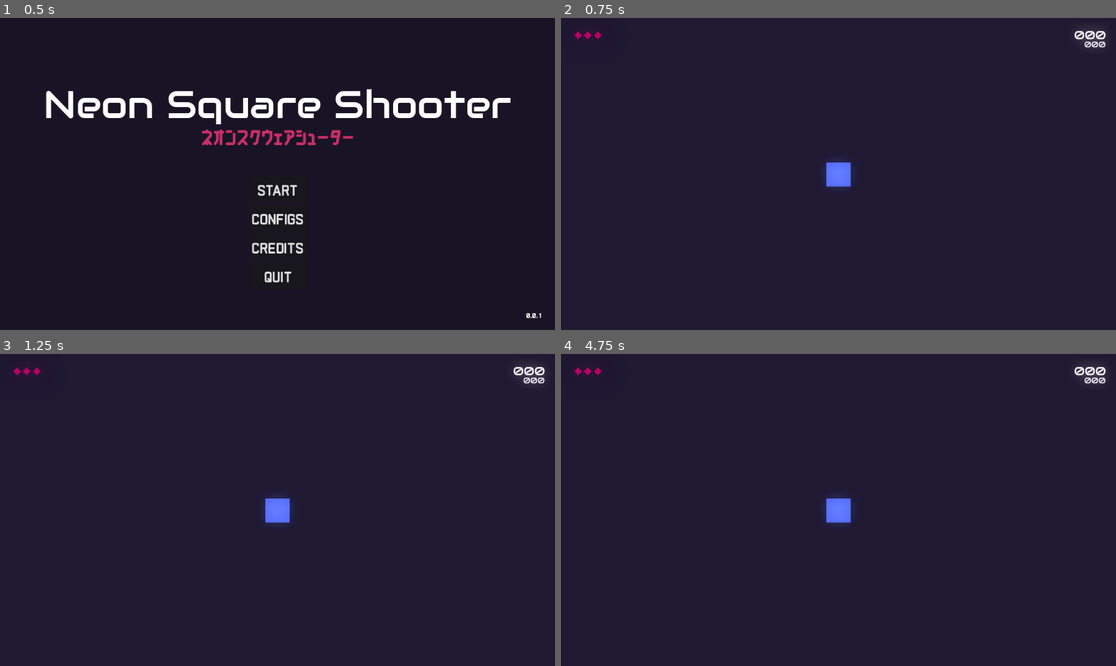
Above: before the commit, frames 1-4 (two rows, left to right).
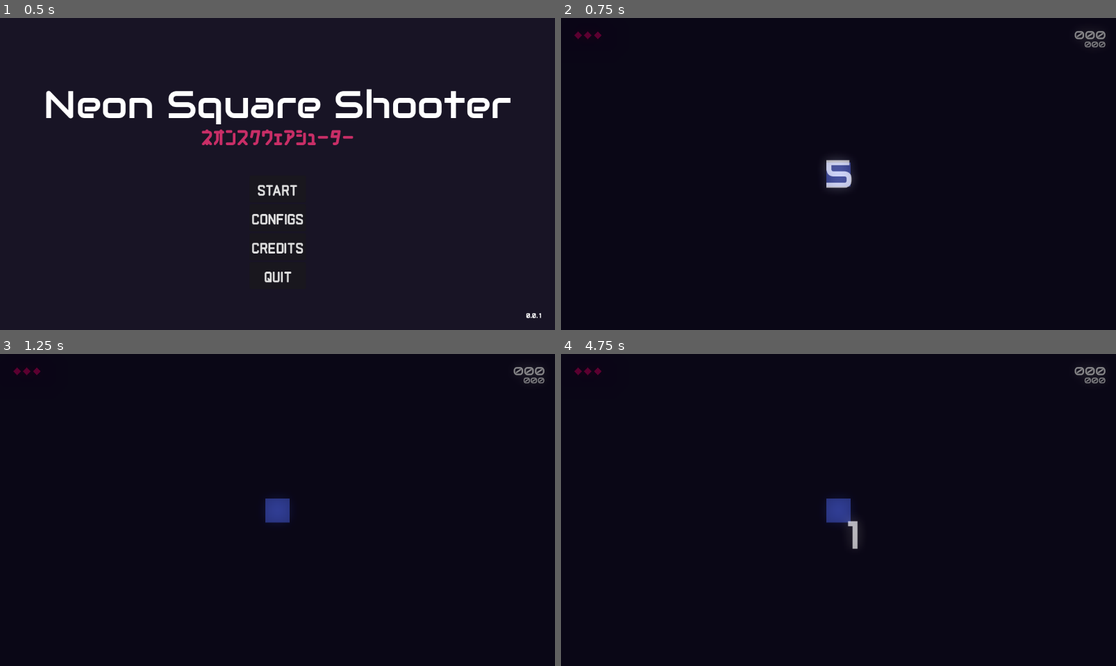
Above: after the commit, the same moments.

Repository: matheusmondenez/my-first-platform-game
Game: Godot game, scene res://wave_shooter/ui/main_menu.tscn
Two runs of this game, one before a commit and one after it. Both use one fixed random seed, a clock stepped at 60 frames per second and the inputs below.
Inputs (mouse positions are in pixels of both pictures, inside the frame that each line leads up to):
- Up to frame 1 (0.5 s): no input
- Up to frame 2 (0.75 s): click "START" at 0.5 s
- Up to frame 3 (1.25 s): no input
- Up to frame 4 (4.75 s): tap Enter at 1.25, 4.25 s; move the mouse to (960, 494) at 1.27 s; press the mouse at (960, 494) at 1.28 s; hold D (right) 1.28-2.78 s; tap Space (jump) at 1.52, 2.27, 3.5, 3.77, 4.52 s; move the mouse to (727, 525) at 2.02 s; release the mouse at (727, 525) at 2.03 s; click (727, 525) at 2.1 s; move the mouse to (894, 441) at 2.77 s; press the mouse at (894, 441) at 2.78 s; hold A (left) 2.78-3.53 s; move the mouse to (810, 572) at 3.52 s; release the mouse at (810, 572) at 3.53 s; hold D (right) from 3.53 s (still down); click (810, 572) at 3.6 s; move the mouse to (1005, 556) at 4.27 s; press the mouse at (1005, 556) at 4.28 s

Frame 1 is identical in both runs. In frame 2, 100% of the frame differs, in the area x 0-100%, y 0-100%; in frame 3, 100%; in frame 4, 100%.

Commit message:
creates resources for enemies stats and skills icon with cooldown

Diff:
--- a/project.godot
+++ b/project.godot
@@ -60,6 +60,11 @@
 "events": [Object(InputEventMouseButton,"resource_local_to_scene":false,"resource_name":"","device":-1,"window_id":0,"a …(253 unchanged characters)…
 ]
 }
+dash={
+"deadzone": 0.5,
+"events": [Object(InputEventKey,"resource_local_to_scene":false,"resource_name":"","device":-1,"window_id":0,"alt_pressed":false,"shift_pressed":false,"ctrl_pressed":false,"meta_pressed":false,"pressed":false,"keycode":0,"physical_keycode":32,"key_label":0,"unicode":32,"location":0,"echo":false,"script":null)
+]
+}
 
 [physics]
 
--- a/wave_shooter/actors/base_enemy.gd
+++ b/wave_shooter/actors/base_enemy.gd
@@ -1,6 +1,9 @@
 extends Polygon2D
 
 class_name BaseEnemy
+
+@export_category("Stats")
+@export var stats: BaseStats
 
 @export var hp: int = 3
 @export var speed: int = 75
@@ -8,6 +11,10 @@
 var move: Vector2 = Vector2.ZERO
 var is_stunned: bool = false
 var blood_scene: PackedScene = preload("res://wave_shooter/actors/blood.tscn")
+
+func _ready() -> void:
+	pass
+	#print("STATS: ", stats.life)
 
 func _process(delta: float) -> void:
 	chase_player(delta) # Verificar porque este process pai não é executado quando o filho tem seu próprio process
--- a/wave_shooter/actors/enemy.tscn
+++ b/wave_shooter/actors/enemy.tscn
@@ -1,6 +1,7 @@
-[gd_scene load_steps=3 format=3 uid="uid://ebylq8dxub7n"]
+[gd_scene load_steps=4 format=3 uid="uid://ebylq8dxub7n"]
 
 [ext_resource type="Script" path="res://wave_shooter/actors/enemy.gd" id="1_iondi"]
+[ext_resource type="Resource" uid="uid://d1ljs73bpsmqa" path="res://wave_shooter/resoures/default_enemy_stats.tres" id="2_75m61"]
 
 [sub_resource type="RectangleShape2D" id="RectangleShape2D_6savq"]
 size = Vector2(48, 48)
@@ -9,6 +10,7 @@
 color = Color(0.78667, 0.18004, 0.401979, 1)
 polygon = PackedVector2Array(-24, -24, 24, -24, 24, 24, -24, 24)
 script = ExtResource("1_iondi")
+stats = ExtResource("2_75m61")
 
 [node name="Area2D" type="Area2D" parent="." groups=["enemy"]]
 
--- a/wave_shooter/actors/power_up.gd
+++ b/wave_shooter/actors/power_up.gd
@@ -3,6 +3,17 @@
 signal powered_up
 
 var shield_scene: PackedScene = preload("res://wave_shooter/actors/shield.tscn")
+
+func _ready() -> void:
+	var tween = create_tween().set_ease(Tween.EASE_IN_OUT)
+	tween.tween_property(self, "scale", Vector2(1.3, 1.3), 0.07).from(Vector2(0.5, 0.5))
+	tween.tween_property(self, "scale", Vector2(1, 1), 0.04)
+
+func _process(delta: float) -> void:
+	if $Timer.time_left < 3 and $Timer.time_left > 1:
+		$Animation.play("blink")
+	elif $Timer.time_left < 1:
+		$Animation.speed_scale = 2
 
 func _on_area_2d_area_entered(area: Area2D) -> void:
 	if area.is_in_group("player"):
--- a/wave_shooter/actors/power_up.tscn
+++ b/wave_shooter/actors/power_up.tscn
@@ -1,9 +1,46 @@
-[gd_scene load_steps=3 format=3 uid="uid://b3iqw6hnxfili"]
+[gd_scene load_steps=6 format=3 uid="uid://b3iqw6hnxfili"]
 
 [ext_resource type="Script" path="res://wave_shooter/actors/power_up.gd" id="1_6pmq7"]
 
 [sub_resource type="RectangleShape2D" id="RectangleShape2D_tauuy"]
 size = Vector2(22.6274, 22.6274)
+
+[sub_resource type="Animation" id="Animation_od51n"]
+resource_name = "blink"
+loop_mode = 1
+tracks/0/type = "value"
+tracks/0/imported = false
+tracks/0/enabled = true
+tracks/0/path = NodePath(".:color")
+tracks/0/interp = 1
+tracks/0/loop_wrap = true
+tracks/0/keys = {
+"times": PackedFloat32Array(0, 0.5, 1),
+"transitions": PackedFloat32Array(1, 1, 1),
+"update": 0,
+"values": [Color(3.08037e-06, 0.741164, 0.392184, 1), Color(0, 0.741176, 0.392157, 0.501961), Color(3.08037e-06, 0.741164, 0.392184, 1)]
+}
+
+[sub_resource type="Animation" id="Animation_geb3m"]
+length = 0.001
+tracks/0/type = "value"
+tracks/0/imported = false
+tracks/0/enabled = true
+tracks/0/path = NodePath(".:color")
+tracks/0/interp = 1
+tracks/0/loop_wrap = true
+tracks/0/keys = {
+"times": PackedFloat32Array(0),
+"transitions": PackedFloat32Array(1),
+"update": 0,
+"values": [Color(3.08037e-06, 0.741164, 0.392184, 1)]
+}
+
+[sub_resource type="AnimationLibrary" id="AnimationLibrary_bo855"]
+_data = {
+"RESET": SubResource("Animation_geb3m"),
+"blink": SubResource("Animation_od51n")
+}
 
 [node name="PowerUp" type="Polygon2D"]
 color = Color(3.08037e-06, 0.741164, 0.392184, 1)
@@ -22,5 +59,10 @@
 one_shot = true
 autostart = true
 
+[node name="Animation" type="AnimationPlayer" parent="."]
+libraries = {
+"": SubResource("AnimationLibrary_bo855")
+}
+
 [connection signal="area_entered" from="Area2D" to="." method="_on_area_2d_area_entered"]
 [connection signal="timeout" from="Timer" to="." method="_on_timer_timeout"]
--- /dev/null
+++ b/wave_shooter/base_stats.gd
@@ -0,0 +1,8 @@
+extends Resource
+
+class_name BaseStats
+
+@export var tint: Color
+@export var life: int
+@export var speed: int
+@export var knockback_force: int
--- a/wave_shooter/configs.gd
+++ b/wave_shooter/configs.gd
@@ -11,7 +11,11 @@
 		],
 		"power_ups_to_spawn": 1,
 		"power_ups": [
-			preload("res://wave_shooter/actors/power_up.tscn")
+			{
+				"title": "shield",
+				"scene": preload("res://wave_shooter/actors/power_up.tscn"),
+				"icon": preload("res://wave_shooter/ui/cooldown_icon.tscn")
+			}
 		]
 	},
 	2: {},
--- a/wave_shooter/levels/arena.gd
+++ b/wave_shooter/levels/arena.gd
@@ -29,7 +29,7 @@
 func _on_power_up_spawn_timer_timeout() -> void:
 	var power_up_position = Vector2(randi_range(0, 1152), randi_range(0, 648))
 	var power_up_index = round(randi_range(0, Configs.WAVES[1].power_ups.size() - 1))
-	var power_up = Global.instance_node(Configs.WAVES[1].power_ups[power_up_index], power_up_position, self)
+	var power_up = Global.instance_node(Configs.WAVES[1].power_ups[power_up_index]["scene"], power_up_position, self)
 	power_up.powered_up.connect(update_hud_power_ups)
 
 func update_hud_lifes() -> void:
@@ -42,5 +42,4 @@
 	explosion.modulate = Color("c92e67")
 
 func update_hud_power_ups() -> void:
-	var power_up = Global.instance_node(Configs.WAVES[1].power_ups[0], $UI/HUD/PowerUps/Marker2D.global_position, $UI/HUD/PowerUps)
-	power_up.scale = Vector2(0.5, 0.5)
+	var power_up = Global.instance_node(Configs.WAVES[1].power_ups[0]["icon"], $UI/HUD/PowerUps/Marker2D.global_position, $UI/HUD/PowerUps)
--- a/wave_shooter/levels/arena.tscn
+++ b/wave_shooter/levels/arena.tscn
@@ -44,7 +44,6 @@
 [node name="UI" type="Node2D" parent="."]
 
 [node name="CountDown" parent="UI" instance=ExtResource("2_575tc")]
-visible = false
 offset_right = 1152.0
 offset_bottom = 648.0
 
--- a/wave_shooter/resoures/base_stats.gd
+++ /dev/null
@@ -1,5 +0,0 @@
-extends Resource
-
-class_name BaseStats
-
-@export var speed: int = 100
--- /dev/null
+++ b/wave_shooter/resoures/default_enemy_stats.tres
@@ -0,0 +1,10 @@
+[gd_resource type="Resource" script_class="BaseStats" load_steps=2 format=3 uid="uid://d1ljs73bpsmqa"]
+
+[ext_resource type="Script" path="res://wave_shooter/base_stats.gd" id="1_4oamq"]
+
+[resource]
+script = ExtResource("1_4oamq")
+tint = Color(0.788235, 0.180392, 0.403922, 1)
+life = 3
+speed = 75
+knockback_force = 6
--- /dev/null
+++ b/wave_shooter/resoures/speedy_enemy_stats.tres
@@ -0,0 +1,10 @@
+[gd_resource type="Resource" script_class="BaseStats" load_steps=2 format=3 uid="uid://75q5caep8jwx"]
+
+[ext_resource type="Script" path="res://wave_shooter/base_stats.gd" id="1_p4sn4"]
+
+[resource]
+script = ExtResource("1_p4sn4")
+tint = Color(0.631373, 0.4, 0, 1)
+life = 1
+speed = 150
+knockback_force = 6
--- a/wave_shooter/shaders/radial_cooldown.gdshader
+++ b/wave_shooter/shaders/radial_cooldown.gdshader
@@ -16,6 +16,9 @@
 
     // Calculate the angle of the UV coordinate
     float angle = atan(centered_uv.y, centered_uv.x) / (2.0 * 3.14159265359) + 0.5;
+
+    // Shift by 0.125 (45° / 360°)
+	angle = mod(angle - 0.125, 1.0);
 
     // Check if the point is within the cooldown arc
     return (angle <= progress);
--- /dev/null
+++ b/wave_shooter/ui/cooldown_icon.gd
@@ -0,0 +1,6 @@
+extends ColorRect
+
+@export var cooldown: float = 1 # Tempo de cooldown em segundos
+
+func _ready() -> void:
+	$Animation.speed_scale /= cooldown
--- /dev/null
+++ b/wave_shooter/ui/cooldown_icon.tscn
@@ -0,0 +1,61 @@
+[gd_scene load_steps=7 format=3 uid="uid://dwcwbtu515v06"]
+
+[ext_resource type="Shader" path="res://wave_shooter/shaders/radial_cooldown.gdshader" id="1_dll1y"]
+[ext_resource type="Script" path="res://wave_shooter/ui/cooldown_icon.gd" id="2_kynmh"]
+
+[sub_resource type="ShaderMaterial" id="ShaderMaterial_o2h3h"]
+shader = ExtResource("1_dll1y")
+shader_parameter/cooldown_progress = 0.25
+shader_parameter/transparency_alpha = 0.5
+
+[sub_resource type="Animation" id="Animation_5oglv"]
+resource_name = "cooldown"
+tracks/0/type = "value"
+tracks/0/imported = false
+tracks/0/enabled = true
+tracks/0/path = NodePath(".:material:shader_parameter/cooldown_progress")
+tracks/0/interp = 1
+tracks/0/loop_wrap = true
+tracks/0/keys = {
+"times": PackedFloat32Array(0, 1),
+"transitions": PackedFloat32Array(1, 1),
+"update": 0,
+"values": [0.0, 1.0]
+}
+
+[sub_resource type="Animation" id="Animation_pfwbx"]
+length = 0.001
+tracks/0/type = "value"
+tracks/0/imported = false
+tracks/0/enabled = true
+tracks/0/path = NodePath(".:material:shader_parameter/cooldown_progress")
+tracks/0/interp = 1
+tracks/0/loop_wrap = true
+tracks/0/keys = {
+"times": PackedFloat32Array(0),
+"transitions": PackedFloat32Array(1),
+"update": 0,
+"values": [0.25]
+}
+
+[sub_resource type="AnimationLibrary" id="AnimationLibrary_v4mhc"]
+_data = {
+"RESET": SubResource("Animation_pfwbx"),
+"cooldown": SubResource("Animation_5oglv")
+}
+
+[node name="CooldownIcon" type="ColorRect"]
+material = SubResource("ShaderMaterial_o2h3h")
+offset_top = -7.071
+offset_right = 10.0
+offset_bottom = 2.929
+rotation = 0.785398
+color = Color(0.24744, 0.360749, 1, 1)
+script = ExtResource("2_kynmh")
+cooldown = 60.0
+
+[node name="Animation" type="AnimationPlayer" parent="."]
+libraries = {
+"": SubResource("AnimationLibrary_v4mhc")
+}
+autoplay = "cooldown"
